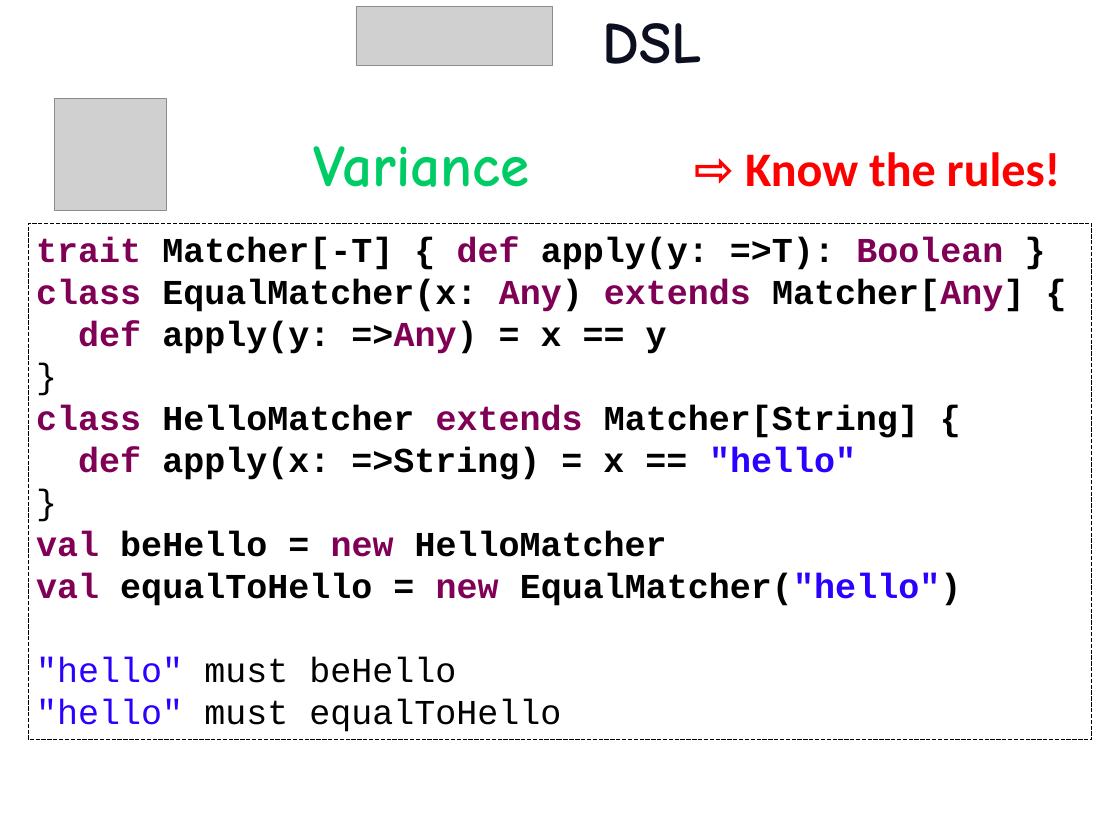
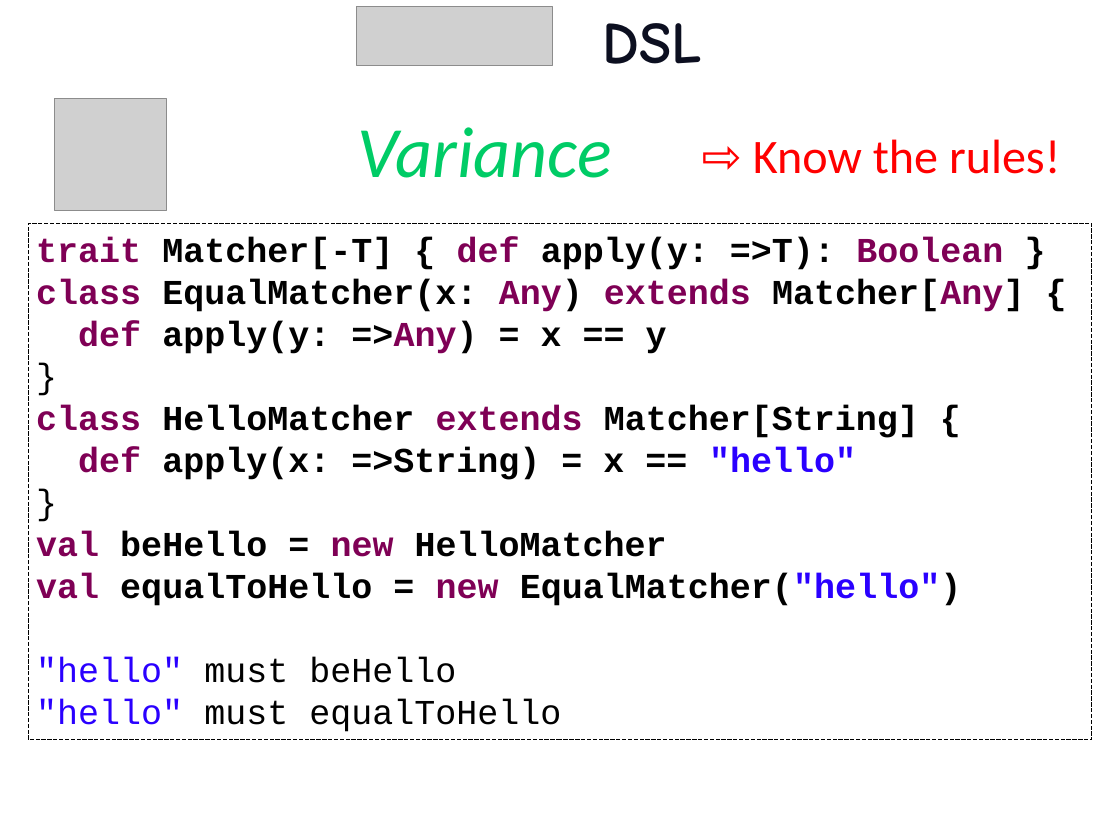
Before and after one commit to etorreborre/oscon-2010, a slide deck: slide 55 of src/main/resources/oscon_2010_specs.pptx (slide 53 before the commit). Drawn at 1120x840 pixels with LibreOffice and Linux fonts; fonts in the diff are those of the drawing; grey boxes stand for pictures; background and template pictures are left out. Boxes give left, top, right and bottom in pixels: in the first picture for what was removed or moved away, otherwise in the second. Text is boxed around its words. In the diff, an @@ line names an element or a change of style, - is before the commit and + after.

```diff
--- a/src/main/resources/oscon_2010_specs.pptx
+++ b/src/main/resources/oscon_2010_specs.pptx
@@ text "Variance": place and size @@
-text "Variance" at (313, 146, 529, 187)
+text "Variance" at (358, 127, 612, 178)
@@ text "Variance" at (358, 127, 612, 178): size 54 to 66 pt, font Comic Neue to Calibri, bold off, italic on @@
@@ text "⇨ Know the rules!": place and size @@
-text "⇨ Know the rules!" at (745, 152, 1061, 187)
+text "⇨ Know the rules!" at (753, 139, 1060, 174)
@@ text "⇨ Know the rules!" at (753, 139, 1060, 174): bold off @@
```
Also in this commit, not shown: 37 other slides changed, 3 slides added, 1 slide removed.
